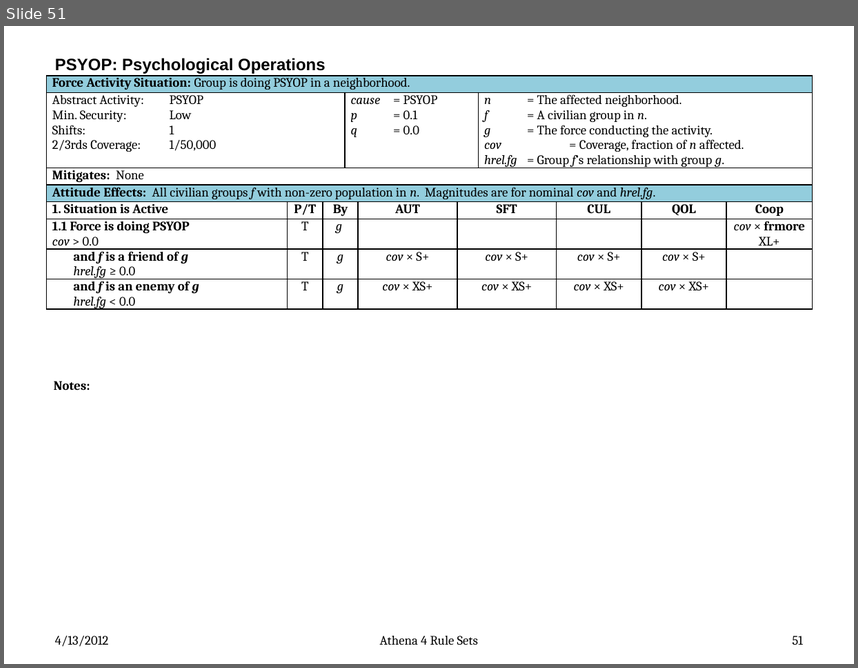
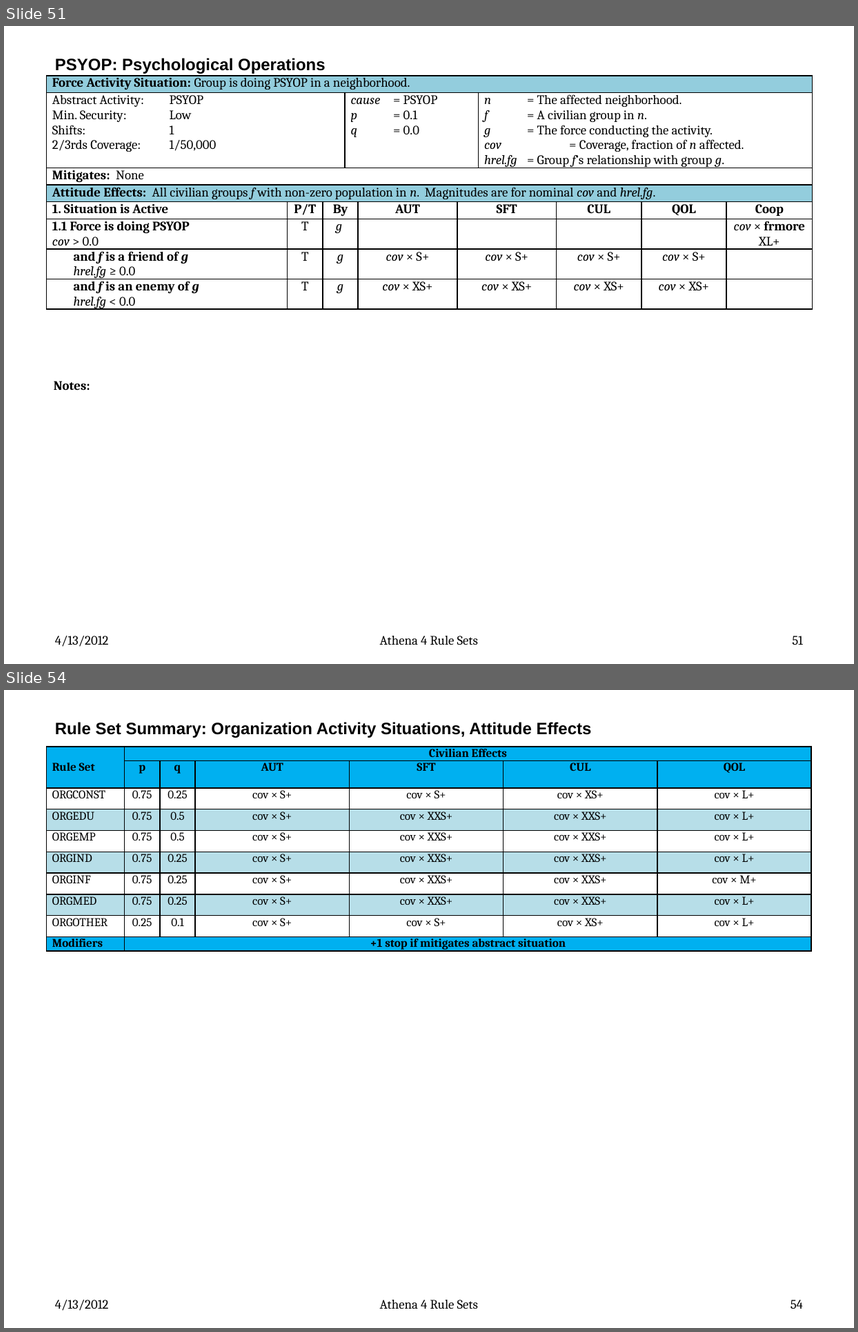
Before and after one commit to AthenaModel/athena-legacy, a slide deck: docs/dev/rules.pptx. Shown one above the other, each under a label of ours: slide 51 before the commit, slides 51 and 54 after it; the slides between them are not shown. The pictures are 858x668 and 858x1332 pixels, drawn with LibreOffice and Linux fonts; fonts in the diff are those of the drawing. Boxes give left, top, right and bottom in pixels: in the first picture for what was removed or moved away, otherwise in the second. Text is boxed around its words. In the diff, an @@ line names an element or a change of style, - is before the commit and + after.

```diff
--- a/docs/dev/rules.pptx
+++ b/docs/dev/rules.pptx
@@ slide 54 added at (4,690,854,1328), background #FFFFFF @@
@@ title added at (55,722,592,738), 14 pt, text #000000, bold @@
+Rule Set Summary: Organization Activity Situations, Attitude Effects
@@ table added at (47,747,811,952), 10 rows, 7 columns @@
+Rule Set | Civilian Effects |  |  |  |  | 
+ | p | q | AUT | SFT | CUL | QOL
+ORGCONST | 0.75 | 0.25 | cov × S+ | cov × S+ | cov × XS+ | cov × L+
+ORGEDU | 0.75 | 0.5 | cov × S+ | cov × XXS+ | cov × XXS+ | cov × L+
+ORGEMP | 0.75 | 0.5 | cov × S+ | cov × XXS+ | cov × XXS+ | cov × L+
+ORGIND | 0.75 | 0.25 | cov × S+ | cov × XXS+ | cov × XXS+ | cov × L+
+ORGINF | 0.75 | 0.25 | cov × S+ | cov × XXS+ | cov × XXS+ | cov × M+
+ORGMED | 0.75 | 0.25 | cov × S+ | cov × XXS+ | cov × XXS+ | cov × L+
+ORGOTHER | 0.25 | 0.1 | cov × S+ | cov × S+ | cov × XS+ | cov × L+
+Modifiers | +1 stop if mitigates abstract situation |  |  |  |  | 
@@ text added at (55,1299,109,1310), 11 pt, text #000000 @@
+4/13/2012
@@ text added at (380,1299,478,1309), 11 pt, text #000000 @@
+Athena 4 Rule Sets
@@ page number added at (791,1299,803,1308), 11 pt, text #000000 @@
+54
```
Also in this commit, not shown: 9 other slides added.
